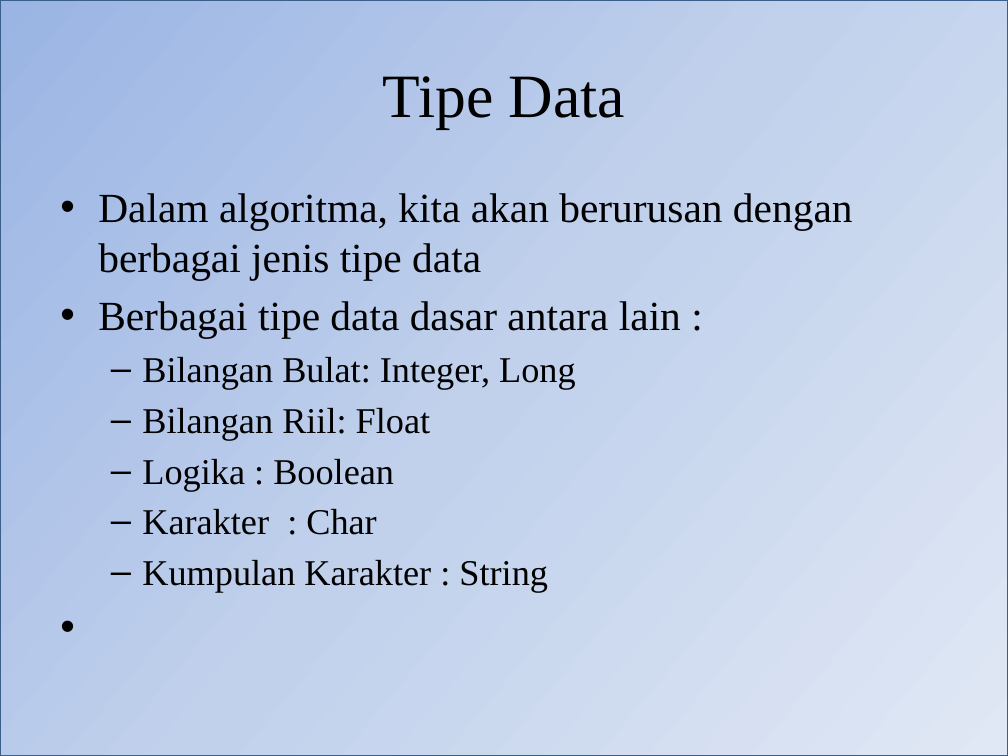
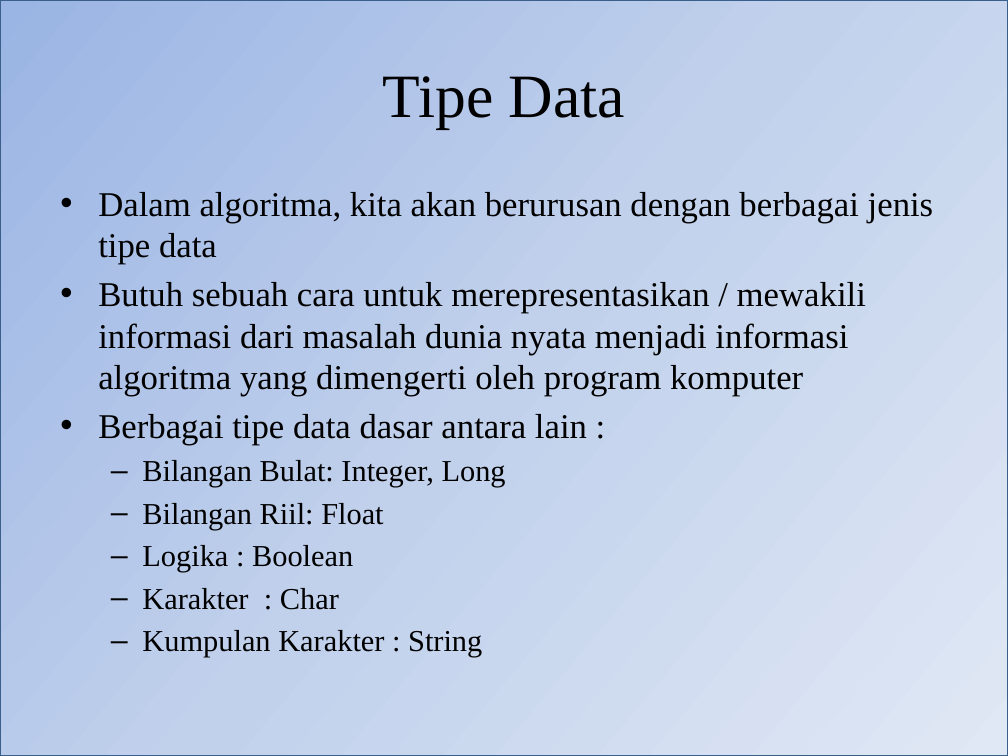
Before and after one commit to blodstone/Pengantar-Algoritma, a slide deck: slide 12 of Presentasi/Pertemuan 2 Pengenalan Algoritma.pptx. Drawn at 1008x756 pixels with LibreOffice and Linux fonts; fonts in the diff are those of the drawing. Boxes give left, top, right and bottom in pixels: in the first picture for what was removed or moved away, otherwise in the second. Text is boxed around its words. In the diff, an @@ line names an element or a change of style, - is before the commit and + after.

Commit message:
Ini yang lupa Commit

```diff
--- a/Presentasi/Pertemuan 2 Pengenalan Algoritma.pptx
+++ b/Presentasi/Pertemuan 2 Pengenalan Algoritma.pptx
@@ text at (x1=98, y1=192, x2=934, y2=658): size 29.6 to 24.8 pt in "Dalam algoritma, kita akan berurusan dengan berbagai ...", "Berbagai tipe data dasar antara lain :"; size 25.9 to 21.7 pt in "Bilangan Bulat: Integer, Long", "Bilangan Riil: Float", "Logika : Boolean", "Karakter : Char" and 1 more places @@
@@ text at (x1=98, y1=282, x2=866, y2=396): paragraph added @@
+• Butuh sebuah cara untuk merepresentasikan / mewakili informasi dari masalah dunia nyata menjadi informasi algoritma yang dimengerti oleh program komputer
```
Also in this commit, not shown: 4 other slides changed, 3 slides added, 1 other file.
